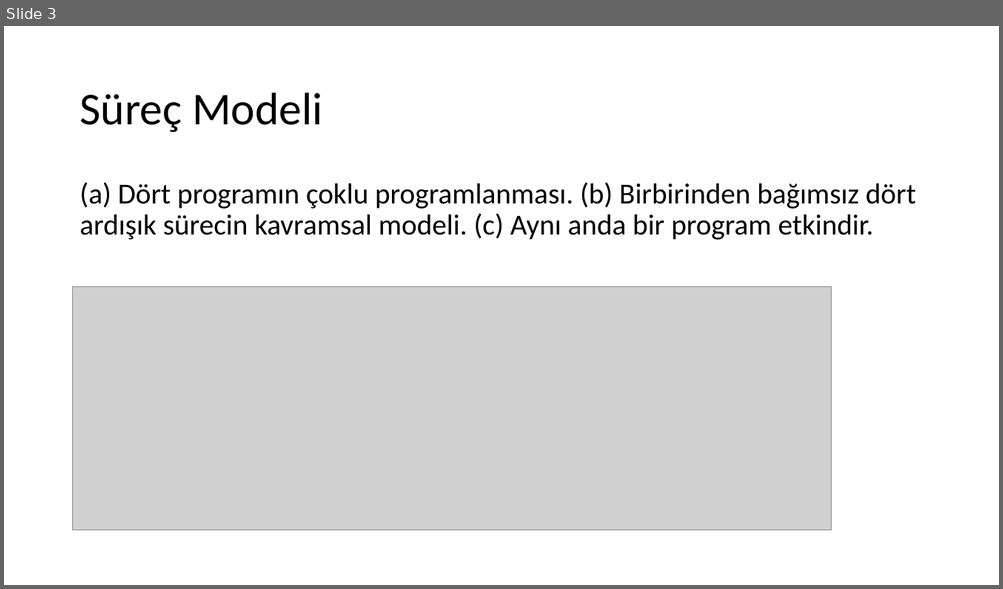
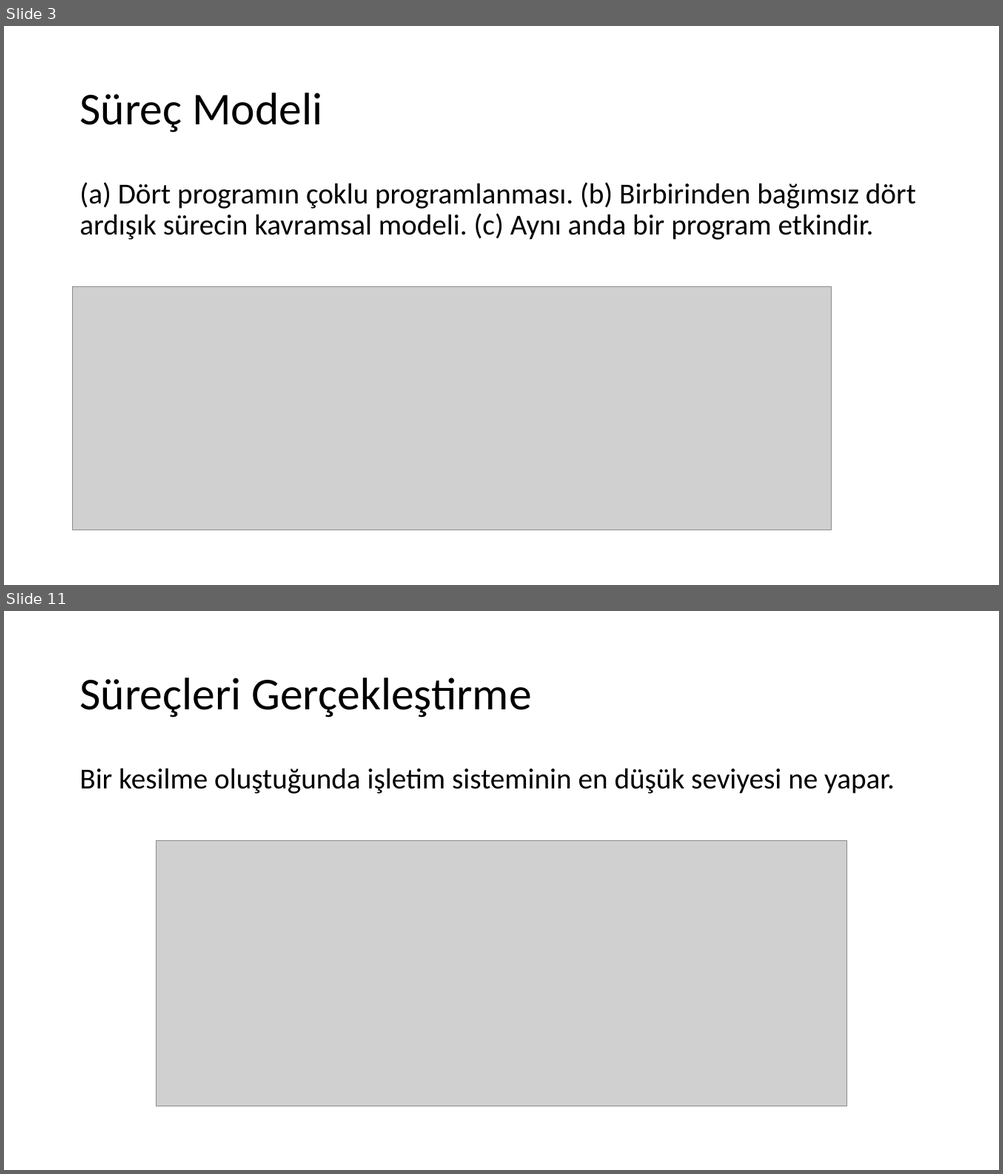
Before and after one commit to sercankulcu/sercankulcu.github.io, a slide deck: assets/teaching/os/2_Bolum_2_Surecler.pptx. Shown one above the other, each under a label of ours: slide 3 before the commit, slides 3 and 11 after it; the slides between them are not shown. The pictures are 1003x589 and 1003x1174 pixels, drawn with LibreOffice and Linux fonts; fonts in the diff are those of the drawing; grey boxes stand for pictures. Boxes give left, top, right and bottom in pixels: in the first picture for what was removed or moved away, otherwise in the second. Text is boxed around its words. In the diff, an @@ line names an element or a change of style, - is before the commit and + after.

```diff
--- a/assets/teaching/os/2_Bolum_2_Surecler.pptx
+++ b/assets/teaching/os/2_Bolum_2_Surecler.pptx
@@ slide 11 added at [4, 611, 999, 1170], background #FFFFFF @@
@@ title added at [79, 678, 532, 718], 44 pt, text #000000 @@
+Süreçleri Gerçekleştirme
@@ text added at [79, 768, 894, 794], 28 pt, text #000000 @@
+Bir kesilme oluştuğunda işletim sisteminin en düşük seviyesi ne yapar.
@@ picture added at [156, 841, 846, 1106] @@
```
Also in this commit, not shown: 14 other slides added, 1 other file.
